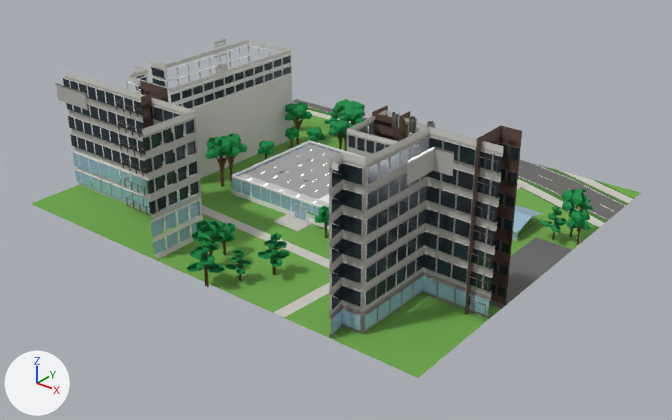
The FBX model unity/KatsushikaCampusDays/Assets/Models/Interiors/lab1.fbx, before and after one commit.
Camera for both pictures: a 50 mm lens placed at (112.3, -125.7, 84.7), pointed at (5.7, 7.5, 2.1). Every picture has the same lights, and +X, +Y and +Z are marked at lower left. The first picture is the older version. Where no turn or scale is listed for an object, it has been applied to the vertices.

The first picture shows 'ext_lab1', 'ext_lab1_trees', 'wall_lab1'.
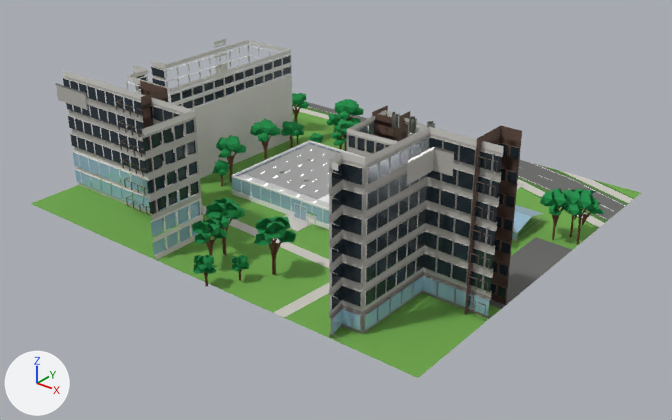
What the commit changed:
me_ext_lab1_trees is used by ob_ext_lab1_trees; location (0.0, 0.0, 0.0).
me_ext_lab1_trees had 3957 vertices, 3226 faces and spanned x -43.4..51.4, y -31.2..48.8, z 0.0..11.6.
me_ext_lab1_trees now has 3981 vertices, 3156 faces and spans x -43.9..53.1, y -30.0..48.2, z 0.0..11.6.
me_ext_lab1_trees part 1: 256 loose pieces with 2411 vertices, spanning x -43.4..51.4, y -31.2..48.8, z 0.0..11.6, are deleted.
me_ext_lab1_trees part 2: 14 vertices moved within x -41.6..-12.7, y 7.3..45.2, z 0.0..6.1; 677 vertices removed from x -43.0..-12.6, y 3.5..46.6, z 0.0..9.4; 2069 vertices added at x -43.9..-10.0, y 3.0..47.0, z 0.0..10.9.
me_ext_lab1_trees part 3: 8 vertices moved within x 34.9..49.1, y 7.5..28.2, z 0.0..2.8; 162 vertices removed from x 32.3..49.4, y 5.6..28.9, z 0.0..7.0; 772 vertices added at x 31.9..53.1, y -2.9..31.6, z 0.0..11.2.
me_ext_lab1_trees part 4: 10 vertices moved within x -0.2..11.5, y -28.1..-17.1, z 0.0..5.3; 176 vertices removed from x -1.7..11.7, y -28.1..-16.9, z 0.0..9.1; 617 vertices added at x -5.1..15.5, y -30.0..-13.4, z 0.0..11.6.
Other edits to the shape of me_ext_lab1_trees do not show in these pictures.

Pixel boxes (x1, y1, x2, y2) of what changed, in the pictures (672 x 420 px):
'ext_lab1_trees', reshaped: before (186, 99, 594, 288); after (192, 93, 604, 287)
part 1 of me_ext_lab1_trees, deleted: before (186, 101, 591, 275)
part 2 of me_ext_lab1_trees, reshaped: before (217, 103, 356, 187); after (212, 93, 369, 186)
part 3 of me_ext_lab1_trees, built on (mostly hidden before): before (552, 209, 581, 244); after (540, 188, 604, 244)
part 4 of me_ext_lab1_trees, built on: before (204, 237, 277, 288); after (192, 197, 297, 287)
